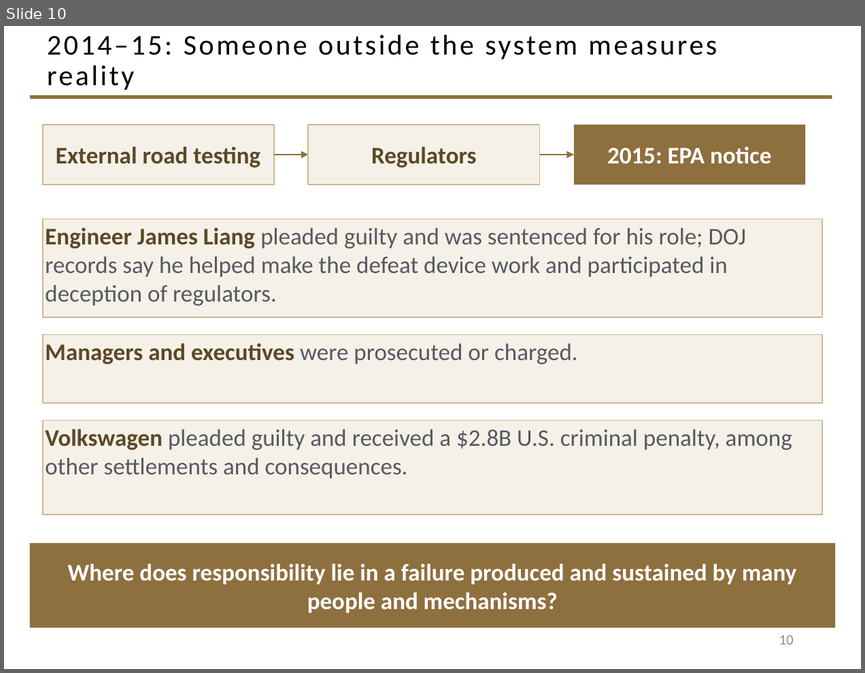
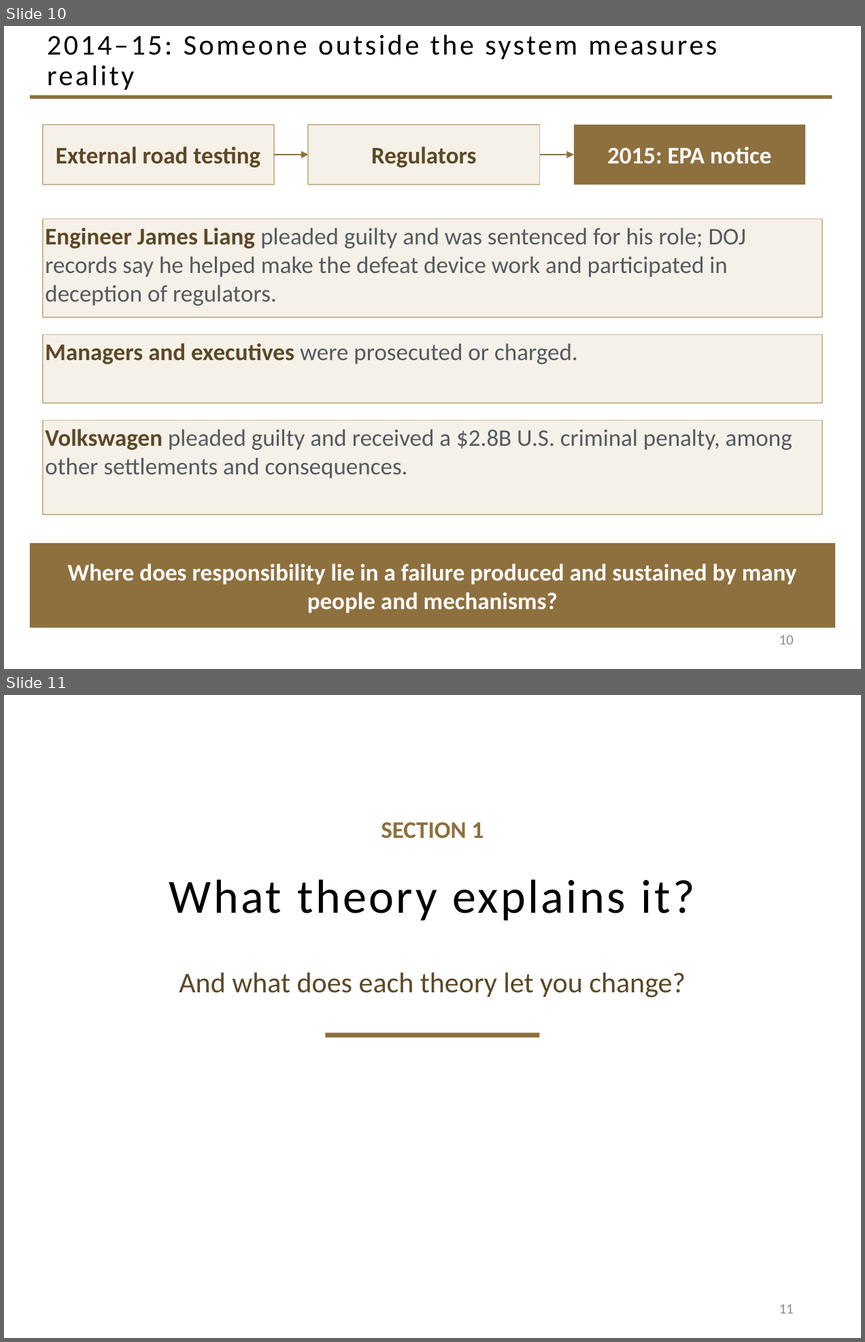
Before and after one commit to davisjam/model-based-agentic-software-engineering, a slide deck: course/lectures/act-2-delegation-and-control/04-failure-aware-engineering/2-4-Failure-Aware-Engineering.pptx. Shown one above the other, each under a label of ours: slide 10 before the commit, slides 10 and 11 after it. The pictures are 865x673 and 865x1342 pixels, drawn with LibreOffice and Linux fonts; fonts in the diff are those of the drawing; background and template pictures are left out. Boxes give left, top, right and bottom in pixels: in the first picture for what was removed or moved away, otherwise in the second. Text is boxed around its words. In the diff, an @@ line names an element or a change of style, - is before the commit and + after.

Commit message:
deck 2-4: movement 2 — what theory explains it (slides 11-18)

```diff
--- a/course/lectures/act-2-delegation-and-control/04-failure-aware-engineering/2-4-Failure-Aware-Engineering.pptx
+++ b/course/lectures/act-2-delegation-and-control/04-failure-aware-engineering/2-4-Failure-Aware-Engineering.pptx
@@ slide 11 added at (4, 695, 861, 1338), background #FFFFFF @@
@@ text added at (381, 822, 484, 838), 20 pt, text #8E6F3E, bold @@
+SECTION 1
@@ title added at (169, 879, 695, 921), 40 pt, text #000000 @@
+What theory explains it?
@@ text added at (179, 972, 685, 998), 24 pt, text #5C4826 @@
+And what does each theory let you change?
@@ rectangle added at (325, 1032, 540, 1038), fill #8E6F3E @@
@@ page number added at (779, 1304, 793, 1313), 12 pt, text #8C8C8C @@
+11
```
Also in this commit, not shown: 7 other slides added.
